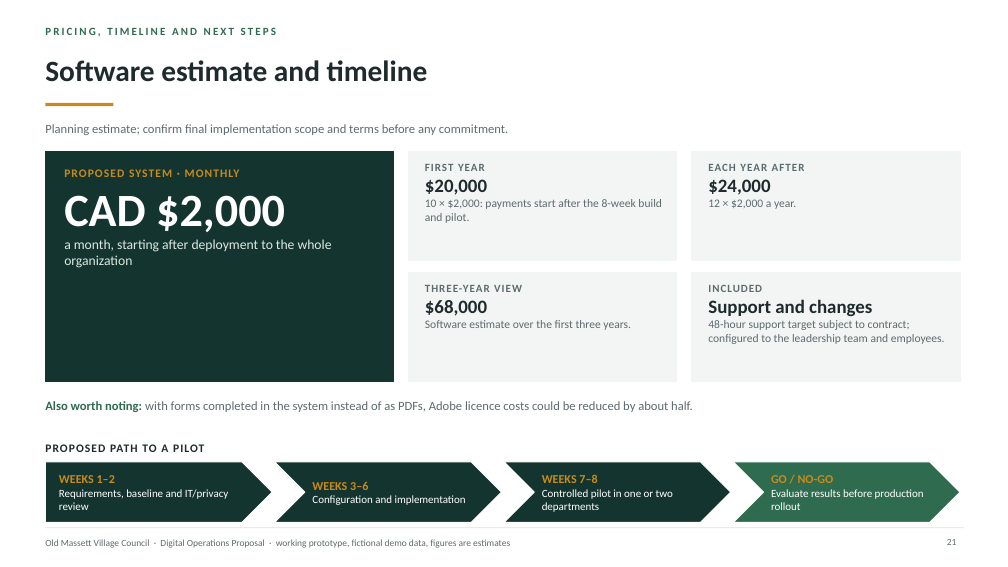
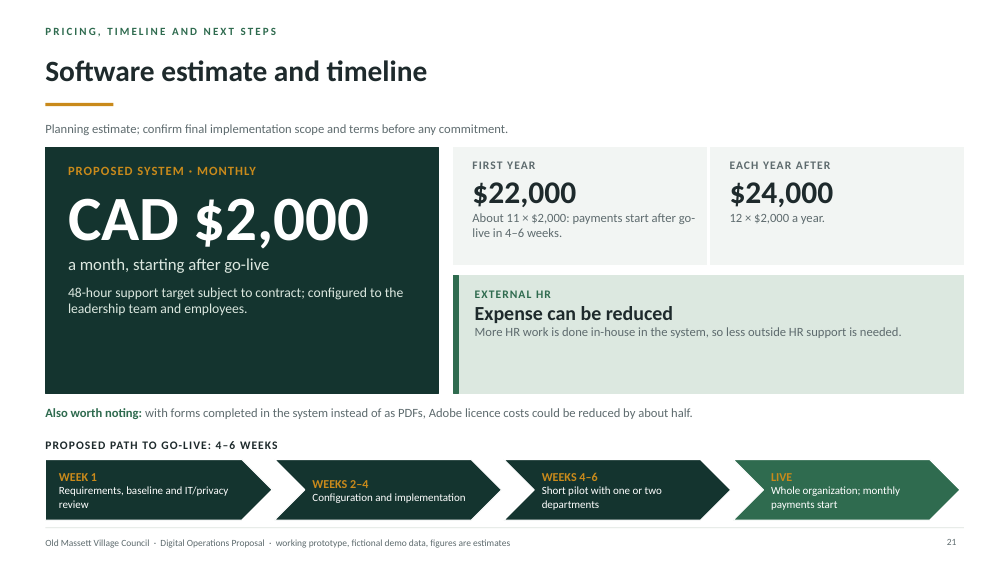
Before and after one commit to AndalibOlee/Portfolio, a slide deck: slide 21 of demo-platform/docs/Old_Massett_Village_Council_Executive_Digital_Operations_Proposal.pptx. Drawn at 1008x567 pixels with LibreOffice and Linux fonts; fonts in the diff are those of the drawing. Boxes give left, top, right and bottom in pixels: in the first picture for what was removed or moved away, otherwise in the second. Text is boxed around its words. In the diff, an @@ line names an element or a change of style, - is before the commit and + after.

```diff
--- a/demo-platform/docs/Old_Massett_Village_Council_Executive_Digital_Operations_Proposal.pptx
+++ b/demo-platform/docs/Old_Massett_Village_Council_Executive_Digital_Operations_Proposal.pptx
@@ rectangle: place and size @@
-rectangle at [45,151,393,382]
+rectangle at [45,147,439,393]
@@ rectangle: place and size @@
-rectangle at [408,151,677,261]
+rectangle at [454,147,707,265]
@@ rectangle: place and size @@
-rectangle at [692,151,960,261]
+rectangle at [711,147,964,265]
@@ text at [68,166,369,248]: size 11 to 12 pt in "PROPOSED SYSTEM · MONTHLY"; size 44 to 60 pt in "CAD $2,000" @@
@@ text at [472,161,535,169]: size 10.5 to 11 pt in "FIRST YEAR" @@
@@ text "FIRST YEAR": place and size @@
-text "FIRST YEAR" at [425,164,662,223]
+text "FIRST YEAR" at [472,161,695,237]
@@ text "EACH YEAR AFTER": place and size @@
-text "EACH YEAR AFTER" at [708,164,805,209]
+text "EACH YEAR AFTER" at [730,161,834,224]
@@ text "EACH YEAR AFTER" at [730,161,834,224]: size 10.5 to 11 pt in "EACH YEAR AFTER"; size 18 to 30 pt in "$24,000"; size 11 to 12 pt in "12 × $2,000 a year." @@
@@ text at [472,182,695,237]: text changed; size 11 to 12 pt @@
-$20,000
-10 × $2,000: payments start after the 8-week build and pilot.
+$22,000
+About 11 × $2,000: payments start after go-live in 4–6 weeks.
@@ text at [68,258,404,315]: text changed @@
-a month, starting after deployment to the whole organization
+a month, starting after go-live
+48-hour support target subject to contract; configured to the leadership team and employees.
@@ text removed at [425,285,631,330] @@
-THREE-YEAR VIEW
-$68,000
-Software estimate over the first three years.
@@ rectangle: place and size @@
-rectangle at [408,272,677,382]
+rectangle at [454,276,964,393]
@@ rectangle at [454,276,964,393]: fill #F2F5F3 to #DCE8E0; outline #F2F5F3 1 pt to #DCE8E0 1 pt @@
@@ rectangle added at [454,276,458,393], fill #2F6B4F, outline #2F6B4F 1 pt @@
@@ text added at [475,290,902,338], 12 pt, text #5E6B6E @@
+EXTERNAL HR
+Expense can be reduced
+More HR work is done in-house in the system, so less outside HR support is needed.
@@ rectangle removed at [692,272,960,382] @@
@@ text removed at [708,285,945,344] @@
-INCLUDED
-Support and changes
-48-hour support target subject to contract; configured to the leadership team and employees.
@@ text "Also worth noting: with forms ...": place and size @@
-text "Also worth noting: with forms ..." at [45,401,693,412]
+text "Also worth noting: with forms ..." at [45,408,693,419]
@@ text at [45,441,278,449]: text changed @@
-PROPOSED PATH TO A PILOT
+PROPOSED PATH TO GO-LIVE: 4–6 WEEKS
@@ text at [59,473,97,481]: text changed @@
-WEEKS 1–2
+WEEK 1
@@ text at [542,472,662,510]: text changed @@
-WEEKS 7–8
-Controlled pilot in one or two departments
+WEEKS 4–6
+Short pilot with one or two departments
@@ text at [771,473,900,510]: text changed @@
-GO / NO-GO
-Evaluate results before production rollout
+LIVE
+Whole organization; monthly payments start
@@ text at [312,480,368,488]: text changed @@
-WEEKS 3–6
+WEEKS 2–4
```
Also in this commit, not shown: 2 other slides changed, 8 other files.
